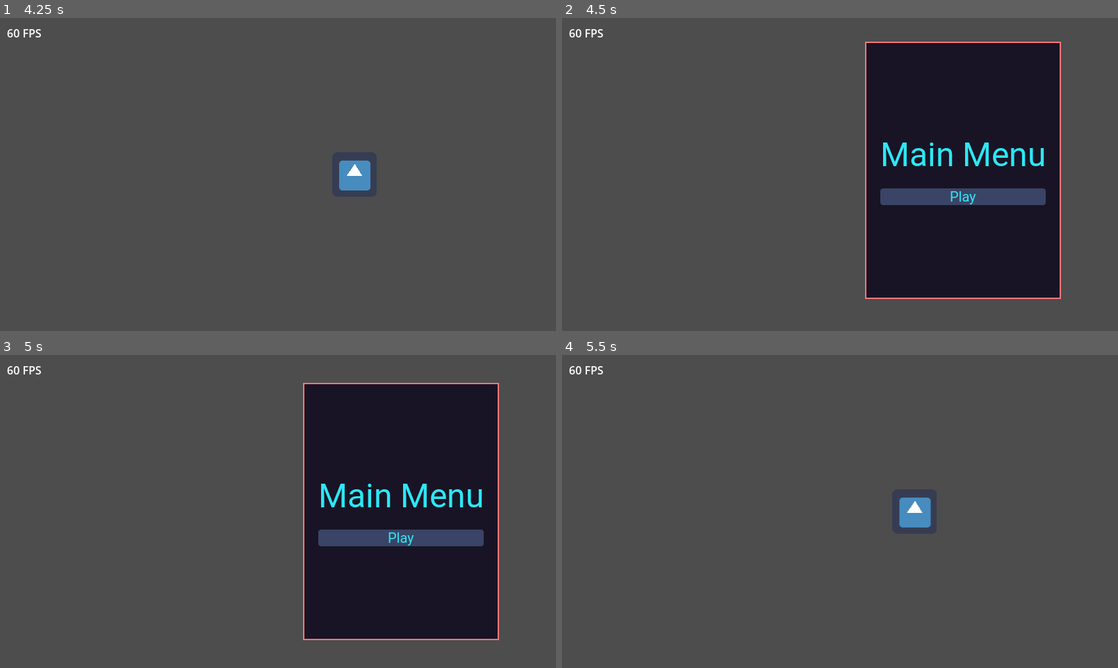
Above: before the commit, frames 1-4 (two rows, left to right).
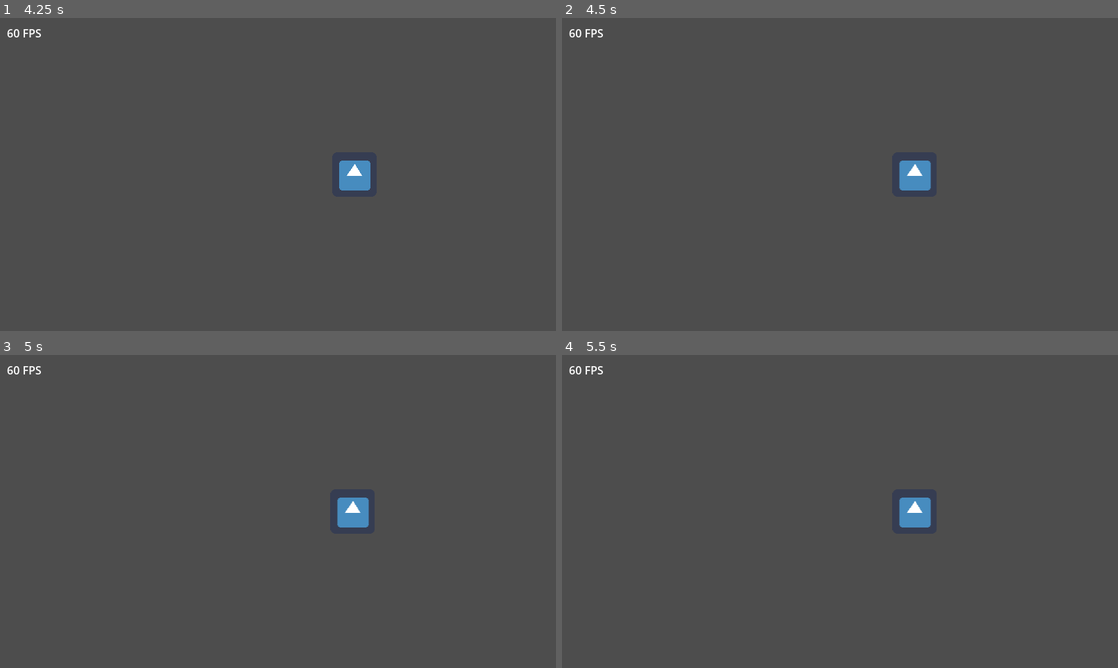
Above: after the commit, the same moments.

Repository: Bloodyaugust/ggj-2023
Game: Godot game, scene res://scenes/main.tscn
Two runs of this game, one before a commit and one after it. Both use one fixed random seed, a clock stepped at 60 frames per second and the inputs below. The engine's default icon, where the game draws it, is replaced by a stand-in: a white triangle on a blue panel in a dark square.
Inputs (mouse positions are in pixels of both pictures, inside the frame that each line leads up to):
- Up to frame 1 (4.25 s): tap Enter at 0.5 s; move the mouse to (400, 158) at 0.52 s; hold D (move_right) 0.53-1.25 s; hold Ctrl 0.53-1.25 s; click (400, 158) at 0.67 s; drag from (166, 190) to (250, 237) at 1.27 s; move the mouse to (333, 105) at 2.02 s; hold D (move_right) 2.03-2.75 s; hold Ctrl 2.03-2.75 s; tap Space at 2.75 s; drag from (250, 237) to (111, 127) at 2.77 s; move the mouse to (444, 221) at 3.52 s; hold A (move_left) from 3.53 s (still down); hold Ctrl from 3.53 s (still down)
- Up to frame 2 (4.5 s): release A (move_left) at 4.25 s; release Ctrl at 4.25 s; drag from (673, 127) to (756, 96) at 4.27 s
- Up to frame 3 (5 s): no input
- Up to frame 4 (5.5 s): click (962, 536) at 5 s, where only the run before the commit has a clickable "Play"

Frame 1 is identical in both runs. In frame 2, 29% of the frame differs, in the area x 54-90%, y 7-90%; in frame 3, 29%, in the area x 54-90%, y 8-92%; in frame 4, nothing differs.

Commit message:
Add initial data design for core components

Diff:
--- a/constants/GameConstants.gd
+++ b/constants/GameConstants.gd
@@ -1,4 +1,8 @@
 extends Node
+
+enum DAMAGE_TYPES { KINETIC, PARTICLE, FIRE, PARASITE }
+enum SLOT_SIZES { SMALL, MEDIUM, LARGE }
+enum SLOT_TYPES { ARMOR, FLEX, UTIL, WEAPON }
 
 const GAME_IN_PROGRESS = "GAME_IN_PROGRESS"
 const GAME_OVER = "GAME_OVER"
--- /dev/null
+++ b/data/layouts/corvette.tres
@@ -0,0 +1,15 @@
+[gd_resource type="Resource" script_class="ShipLayoutData" load_steps=2 format=3 uid="uid://b1fhaxxe6htga"]
+
+[ext_resource type="Script" path="res://data/ship_layout_data.gd" id="1_rvawv"]
+
+[resource]
+script = ExtResource("1_rvawv")
+armor = 1.0
+battery = 5.0
+cost = 0.0
+hull = 10.0
+power = 1.0
+shield_capacity = 3.0
+shield_recharge = 1.0
+slots = {}
+name = "Corvette"
--- /dev/null
+++ b/data/module_data.gd
@@ -0,0 +1,22 @@
+extends Resource
+class_name ModuleData
+
+@export_group("General")
+@export var cost: float
+@export var name: String
+@export var power_drain: float
+@export var size: GameConstants.SLOT_SIZES
+@export var sprite: Texture2D
+@export var type: GameConstants.SLOT_TYPES
+@export_group("Util")
+@export var armor: float
+@export var battery: float
+@export var power_generated: float
+@export var shield_capacity: float
+@export var shield_recharge: float
+@export_group("Weapon")
+@export var burst: int
+@export var clip_size: int
+@export var cooldown_time: float
+@export var projectile: ProjectileData
+@export var reload_time: float
--- /dev/null
+++ b/data/modules/small_armor.tres
@@ -0,0 +1,20 @@
+[gd_resource type="Resource" script_class="ModuleData" load_steps=2 format=3 uid="uid://bu0pshwx3xbrt"]
+
+[ext_resource type="Script" path="res://data/module_data.gd" id="1_7qhe0"]
+
+[resource]
+script = ExtResource("1_7qhe0")
+cost = 1.0
+name = "Small Armor Plate"
+power_drain = 0.0
+size = 0
+type = 0
+armor = 1.0
+battery = 0.0
+power_generated = 0.0
+shield_capacity = 0.0
+shield_recharge = 0.0
+burst = 0
+clip_size = 0
+cooldown_time = 0
+reload_time = 0
--- /dev/null
+++ b/data/modules/small_railgun.tres
@@ -0,0 +1,24 @@
+[gd_resource type="Resource" script_class="ModuleData" load_steps=4 format=3 uid="uid://cxfgqt6h05tvi"]
+
+[ext_resource type="Script" path="res://data/module_data.gd" id="1_k3hfi"]
+[ext_resource type="Resource" uid="uid://tlk17k16yhnk" path="res://data/projectiles/railgun_slug.tres" id="1_l1rip"]
+[ext_resource type="Texture2D" uid="uid://4typrc2p2rra" path="res://icon.png" id="2_111vm"]
+
+[resource]
+script = ExtResource("1_k3hfi")
+cost = 1.0
+name = "Small Railgun"
+power_drain = 0.0
+size = 0
+sprite = ExtResource("2_111vm")
+type = 3
+armor = 0.0
+battery = 0.0
+power_generated = 0.0
+shield_capacity = 0.0
+shield_recharge = 0.0
+burst = 1
+clip_size = 3
+cooldown_time = 0.25
+projectile = ExtResource("1_l1rip")
+reload_time = 0.7
--- /dev/null
+++ b/data/projectile_data.gd
@@ -0,0 +1,8 @@
+extends Resource
+class_name ProjectileData
+
+@export var damage_amount: float
+@export var damage_type: GameConstants.DAMAGE_TYPES
+@export var homing: bool
+@export var name: String
+@export var sprite: Texture2D
--- /dev/null
+++ b/data/projectiles/railgun_slug.tres
@@ -0,0 +1,12 @@
+[gd_resource type="Resource" script_class="ProjectileData" load_steps=3 format=3 uid="uid://tlk17k16yhnk"]
+
+[ext_resource type="Script" path="res://data/projectile_data.gd" id="1_nwj1g"]
+[ext_resource type="Texture2D" uid="uid://4typrc2p2rra" path="res://icon.png" id="2_meurs"]
+
+[resource]
+script = ExtResource("1_nwj1g")
+damage_amount = 1.0
+damage_type = 0
+homing = false
+name = "Slug"
+sprite = ExtResource("2_meurs")
--- /dev/null
+++ b/data/ship_data.gd
@@ -0,0 +1,5 @@
+extends Resource
+class_name ShipData
+
+@export var ship_class: ShipLayoutData
+@export var modules: Array
--- /dev/null
+++ b/data/ship_layout_data.gd
@@ -0,0 +1,13 @@
+extends Resource
+class_name ShipLayoutData
+
+@export var armor: float
+@export var battery: float
+@export var cost: float
+@export var hull: float
+@export var power: float
+@export var shield_capacity: float
+@export var shield_recharge: float
+@export var slots: Dictionary
+@export var sprite: Texture2D
+@export var name: String
--- /dev/null
+++ b/data/slot_data.gd
@@ -0,0 +1,5 @@
+extends Resource
+class_name SlotData
+
+@export var size: GameConstants.SLOT_SIZES
+@export var type: GameConstants.SLOT_TYPES
--- /dev/null
+++ b/data/slots/small_flex.tres
@@ -0,0 +1,8 @@
+[gd_resource type="Resource" script_class="SlotData" load_steps=2 format=3 uid="uid://dllao1n1u4o50"]
+
+[ext_resource type="Script" path="res://data/slot_data.gd" id="1_cut61"]
+
+[resource]
+script = ExtResource("1_cut61")
+size = 0
+type = 1
--- a/project.godot
+++ b/project.godot
@@ -24,6 +24,8 @@
 
 [display]
 
+window/size/viewport_width=1920
+window/size/viewport_height=1080
 window/dpi/allow_hidpi=false
 window/stretch/mode="2d"
 
--- a/scenes/main.tscn
+++ b/scenes/main.tscn
@@ -18,7 +18,7 @@
 tracks/0/loop_wrap = true
 tracks/0/keys = {
 "handle_modes": PackedInt32Array(0),
-"points": PackedFloat32Array(425.5, -0.25, 0, 0.25, 0),
+"points": PackedFloat32Array(809.5, -0.25, 0, 0.25, 0),
 "times": PackedFloat32Array(0)
 }
 tracks/1/type = "bezier"
@@ -29,7 +29,7 @@
 tracks/1/loop_wrap = true
 tracks/1/keys = {
 "handle_modes": PackedInt32Array(0),
-"points": PackedFloat32Array(-1000, -0.25, 0, 0.25, 0),
+"points": PackedFloat32Array(0, -0.25, 0, 0.25, 0),
 "times": PackedFloat32Array(0)
 }
 
@@ -44,7 +44,7 @@
 tracks/0/loop_wrap = true
 tracks/0/keys = {
 "handle_modes": PackedInt32Array(0, 0),
-"points": PackedFloat32Array(425.5, -0.25, 0, 0.25, 0, 425.5, -0.25, 0, 0.25, 0),
+"points": PackedFloat32Array(809.5, -0.25, 0, 0.25, 0, 809.5, -0.25, 0, 0.25, 0),
 "times": PackedFloat32Array(0, 0.5)
 }
 tracks/1/type = "bezier"
@@ -55,7 +55,7 @@
 tracks/1/loop_wrap = true
 tracks/1/keys = {
 "handle_modes": PackedInt32Array(0, 0),
-"points": PackedFloat32Array(-1000, -0.25, 0, 0.25, 0, 0, -0.25, 0, 0.25, 0),
+"points": PackedFloat32Array(-1200, -0.25, 0, 0.25, 0, 0, -0.25, 0, 0.25, 0),
 "times": PackedFloat32Array(0, 0.5)
 }
 
@@ -110,9 +110,7 @@
 anchor_right = 0.5
 anchor_bottom = 1.0
 offset_left = -150.5
-offset_top = -1000.0
 offset_right = 150.5
-offset_bottom = -1000.0
 grow_horizontal = 2
 grow_vertical = 2
 theme = ExtResource("2_1ffbx")
